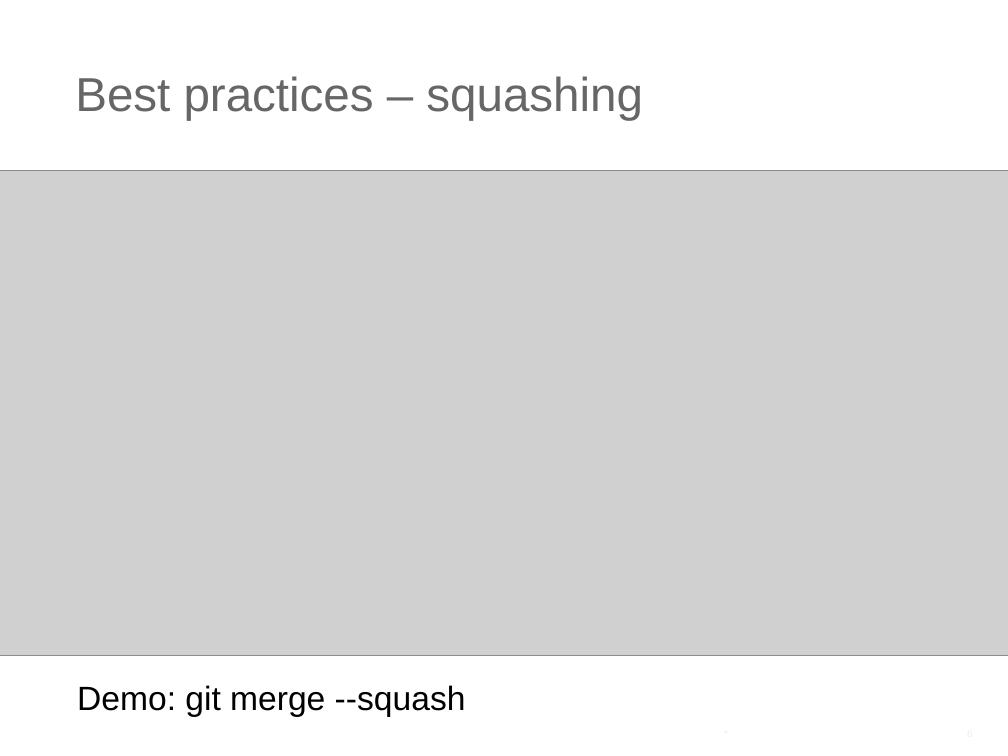
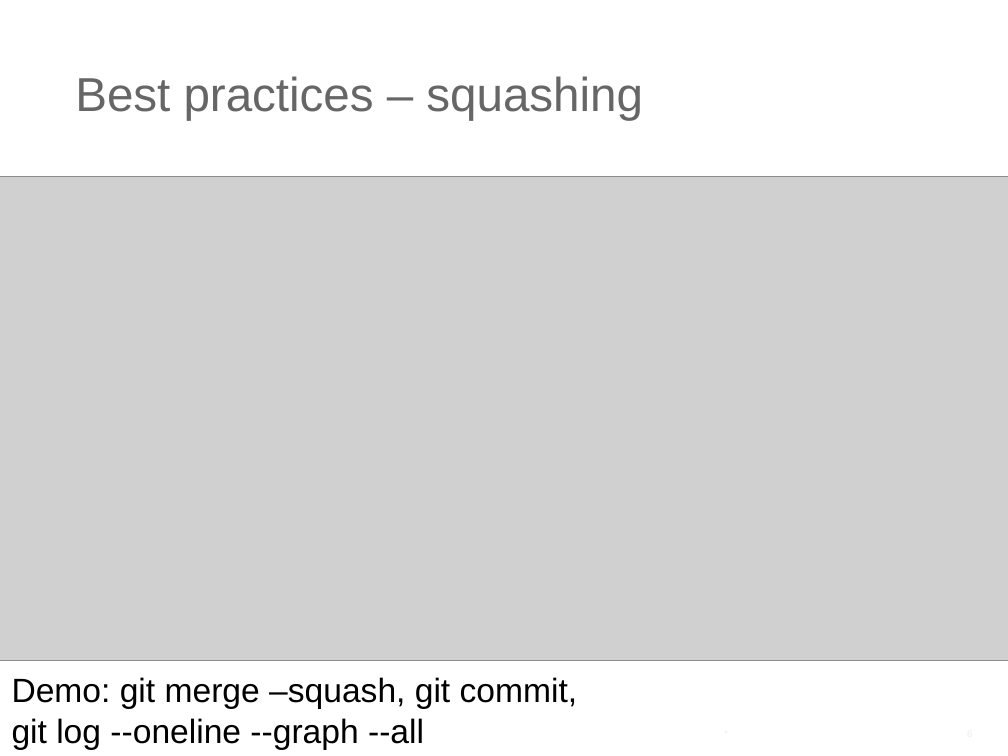
Before and after one commit to ilyaro/git_best_practices_ppt, a slide deck: slide 6 of Git_Best_Practices.pptx. Drawn at 1008x756 pixels with LibreOffice and Linux fonts; fonts in the diff are those of the drawing; grey boxes stand for pictures. Boxes give left, top, right and bottom in pixels: in the first picture for what was removed or moved away, otherwise in the second. Text is boxed around its words. In the diff, an @@ line names an element or a change of style, - is before the commit and + after.

Commit message:
Adding to ppt commands commit anf log

```diff
--- a/Git_Best_Practices.pptx
+++ b/Git_Best_Practices.pptx
@@ picture: place and size @@
-picture at (0, 170, 1008, 655)
+picture at (0, 176, 1008, 661)
@@ text at (12, 677, 578, 750): text changed @@
-Demo: git merge --squash
+Demo: git merge –squash, git commit,
+git log --oneline --graph --all
```
